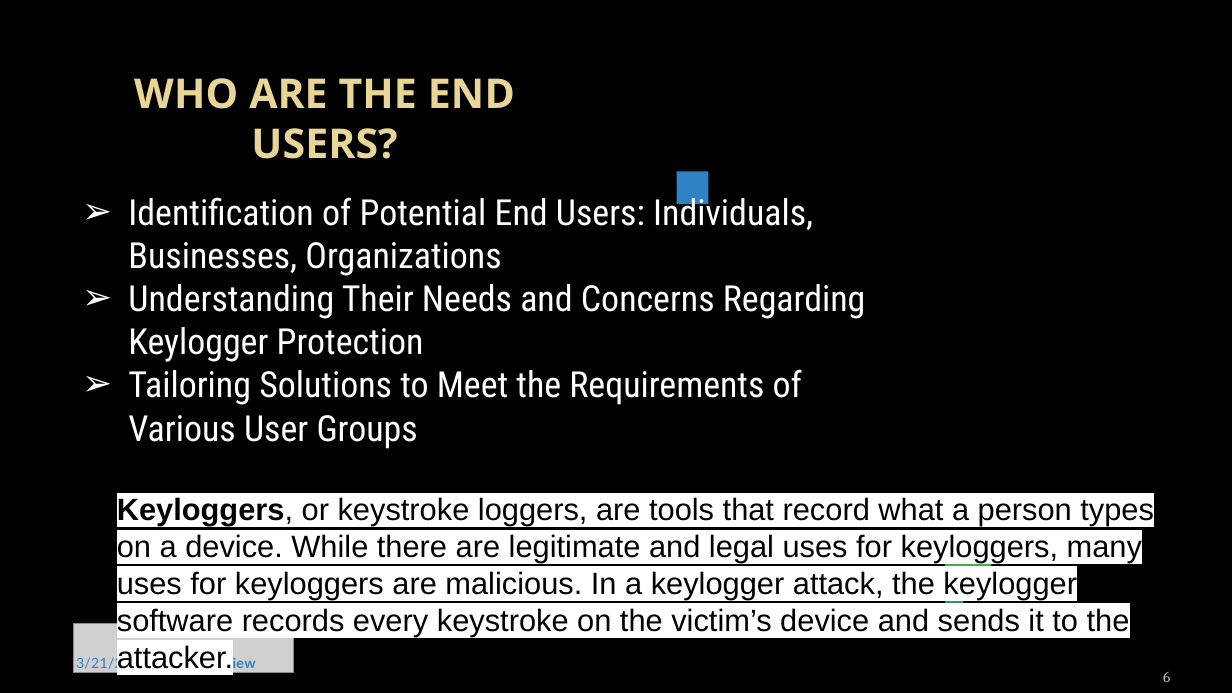
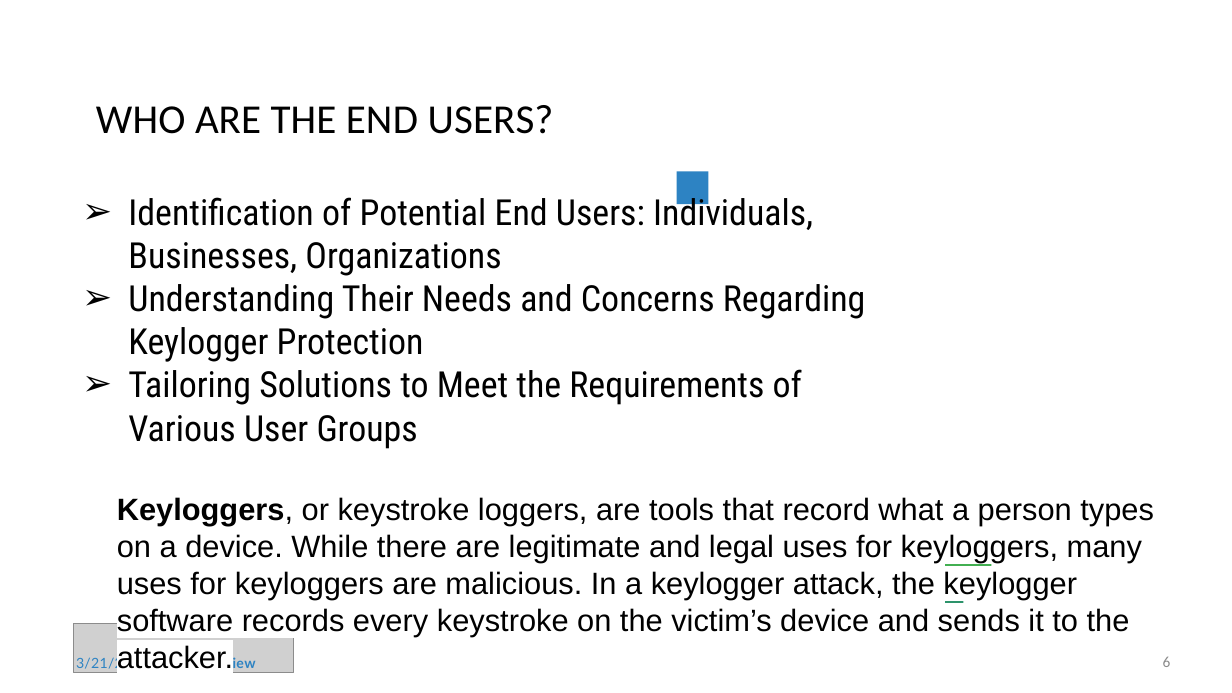
Before and after one commit to madeenavali/keyloger, a slide deck: slide 6 of Template_Presentation_Students.pptx. Drawn at 1232x693 pixels with LibreOffice and Linux fonts; fonts in the diff are those of the drawing; grey boxes stand for pictures; background and template pictures are left out. Boxes give left, top, right and bottom in pixels: in the first picture for what was removed or moved away, otherwise in the second. Text is boxed around its words. In the diff, an @@ line names an element or a change of style, - is before the commit and + after.

```diff
--- a/Template_Presentation_Students.pptx
+++ b/Template_Presentation_Students.pptx
@@ background picture (left out) to #FFFFFF @@
@@ title "WHO ARE THE END USERS?" at (96, 105, 554, 134): font Noto Sans to Calibri, text colour gradient #EAD696 to #E7D081 to #000000, bold off @@
@@ text "Identification of Potential End Users: ..." at (128, 192, 866, 449): text colour #FFFFFF to #000000 @@
@@ page number: place and size @@
-page number at (1163, 672, 1170, 682)
+page number at (1163, 656, 1171, 667)
@@ page number at (1163, 656, 1171, 667): font Cambria to Calibri, text colour #BDBDBD to #8C8C8C; vertical alignment bottom to middle @@
```
Also in this commit, not shown: 10 other slides changed.
